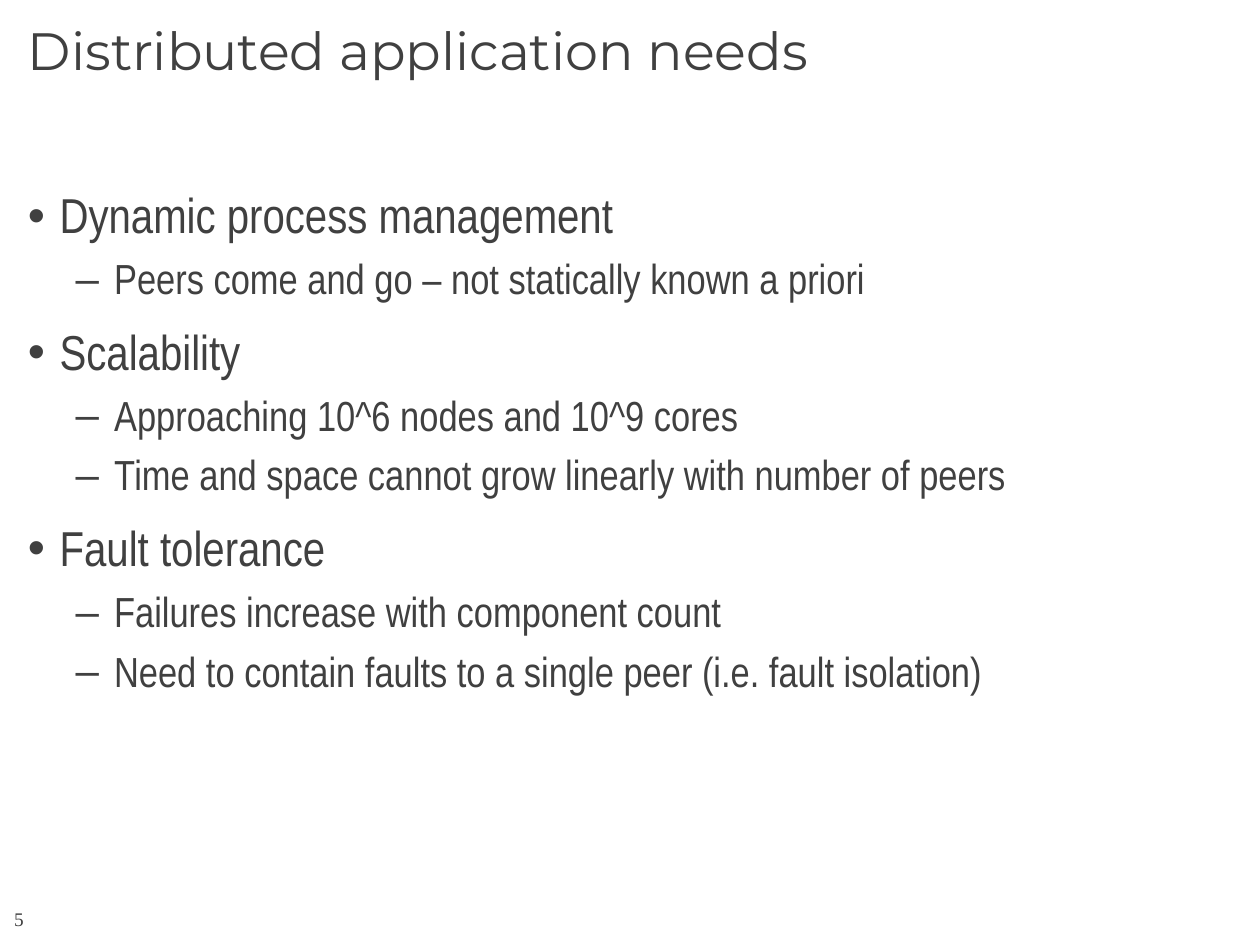
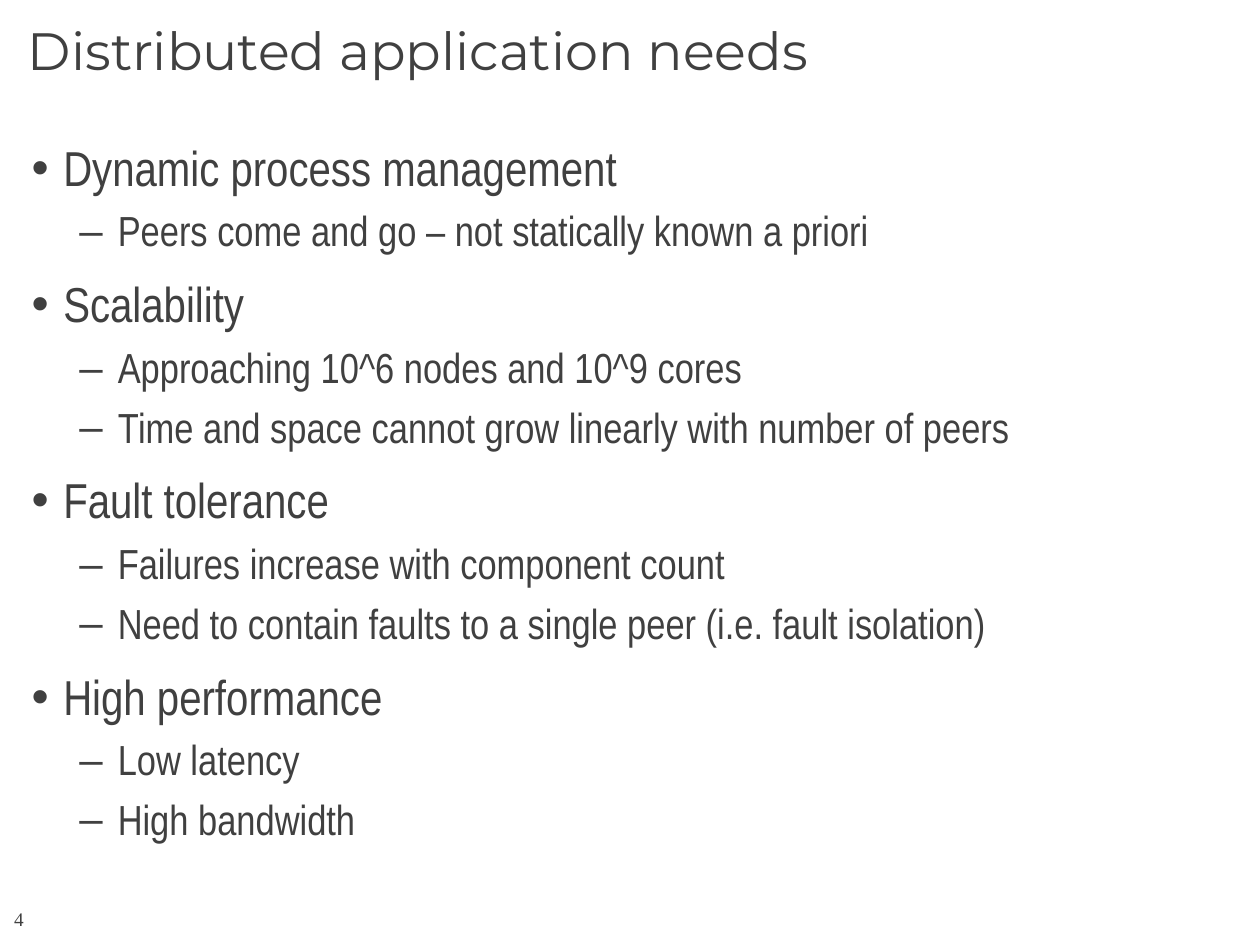
Before and after one commit to CCI/pub, a slide deck: slide 4 of slides/HotI-2011/2011-HotI-CCI-OLCF.pptx (slide 5 before the commit). Drawn at 1260x945 pixels with LibreOffice and Linux fonts; fonts in the diff are those of the drawing; background and template pictures are left out. Boxes give left, top, right and bottom in pixels: in the first picture for what was removed or moved away, otherwise in the second. Text is boxed around its words. In the diff, an @@ line names an element or a change of style, - is before the commit and + after.

Commit message:
getting a bit closer. more to come.

```diff
--- a/slides/HotI-2011/2011-HotI-CCI-OLCF.pptx
+++ b/slides/HotI-2011/2011-HotI-CCI-OLCF.pptx
@@ text "Dynamic process management": place and size @@
-text "Dynamic process management" at (60,197,1005,695)
+text "Dynamic process management" at (63,150,1009,844)
@@ text at (63,679,382,844): paragraphs added @@
+• High performance
+  – Low latency
+  – High bandwidth
@@ page number at (14,913,24,926): text changed @@
-5
+4
```
Also in this commit, not shown: 17 other slides changed, 1 slide added.
